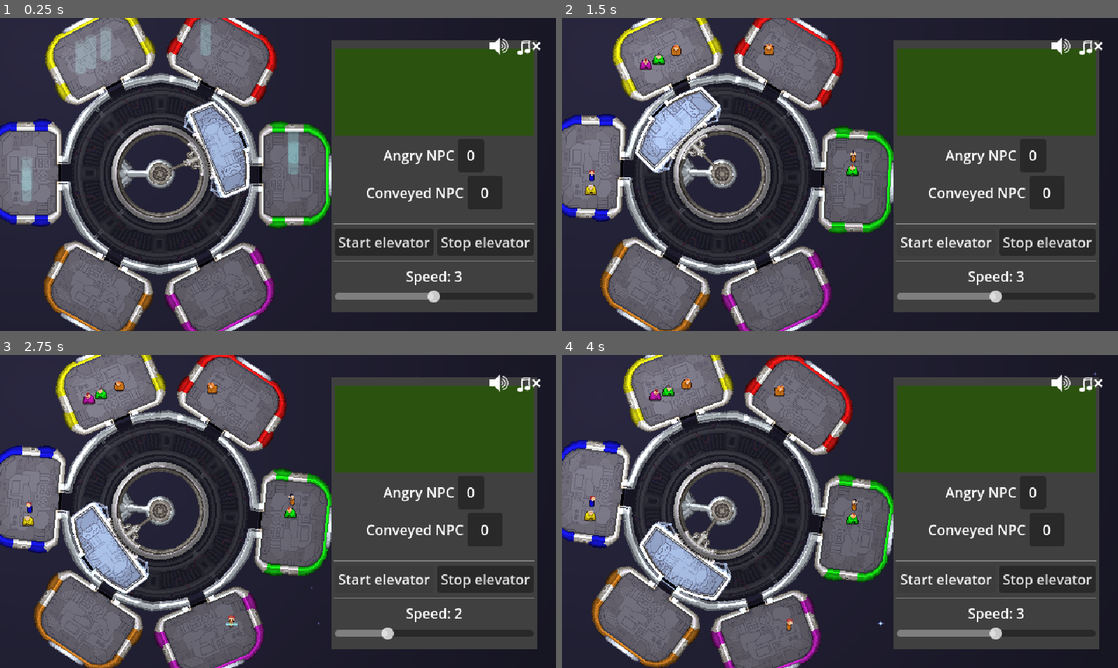
Above: before the commit, frames 1-4 (two rows, left to right).
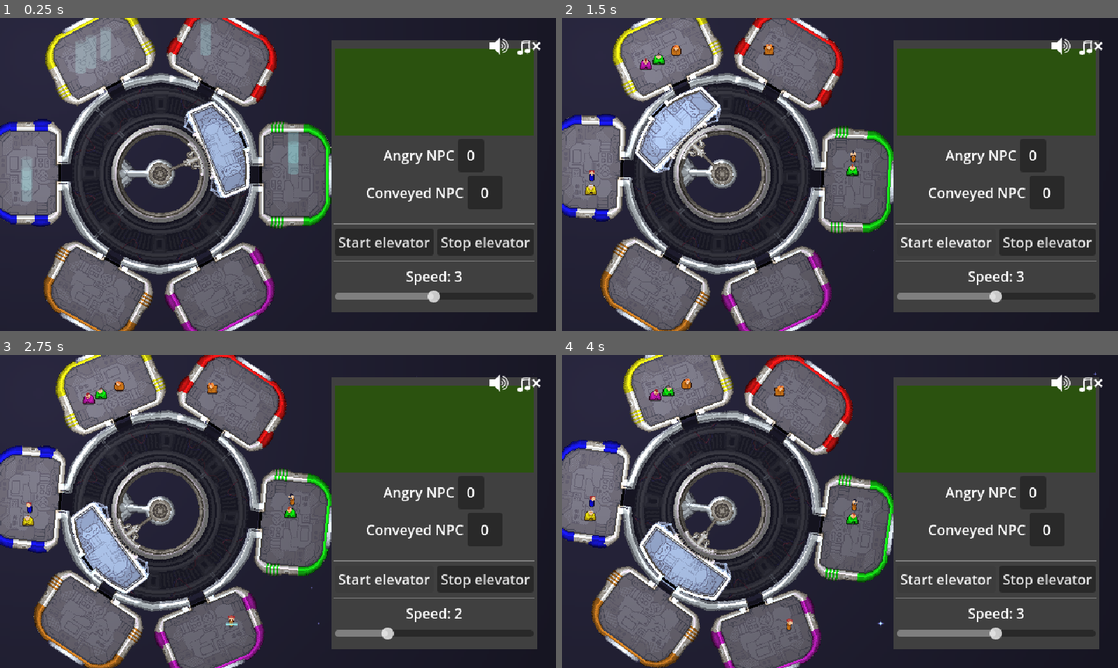
Above: after the commit, the same moments.

Repository: tehelka-gamedev/gmtk-2025
Game: Godot game, scene res://main.tscn
Two runs of this game, one before a commit and one after it. Both use one fixed random seed, a clock stepped at 60 frames per second and the inputs below. The engine's default icon, where the game draws it, is replaced by a stand-in: a white triangle on a blue panel in a dark square. Sound files missing from this copy of the repository are replaced by a short silence.
Inputs:
- Up to frame 1 (0.25 s): no input
- Up to frame 2 (1.5 s): click "Start elevator" at 0.5 s; click "Start elevator" at 1.25 s
- Up to frame 3 (2.75 s): hold Up (ui_up) from 2.03 s (still down); hold Left (decrease_elevator_speed) from 2.03 s (still down)
- Up to frame 4 (4 s): release Up (ui_up) at 2.78 s; release Left (decrease_elevator_speed) at 2.78 s; hold Down (ui_down) 2.78-3.53 s; tap Space (elevator_toggle_movement) at 2.85 s; hold Up (ui_up) from 3.53 s (still down); hold Right (increase_elevator_speed) from 3.53 s (still down)

The runs differ from the first frame. In frame 1, 0.7% of the frame differs, in the area x 0-60%, y 0-100%; in frame 2, 0.7%; in frame 3, 0.7%; in frame 4, 0.7%.

Commit message:
Add decals and clear light on emoji

Diff:
--- a/godot/main.tscn
+++ b/godot/main.tscn
@@ -84,6 +84,7 @@
 
 [node name="Room" parent="World/SpaceStation/Rooms" instance=ExtResource("4_272bh")]
 rotation = 0.488692
+decal_to_use = true
 
 [node name="Room2" parent="World/SpaceStation/Rooms" instance=ExtResource("4_272bh")]
 rotation = 1.5708
@@ -92,6 +93,7 @@
 [node name="Room3" parent="World/SpaceStation/Rooms" instance=ExtResource("4_272bh")]
 rotation = 2.6529
 color = 2
+decal_to_use = true
 
 [node name="Room4" parent="World/SpaceStation/Rooms" instance=ExtResource("4_272bh")]
 rotation = 3.63028
@@ -100,6 +102,7 @@
 [node name="Room5" parent="World/SpaceStation/Rooms" instance=ExtResource("4_272bh")]
 rotation = 4.71239
 color = 1
+decal_to_use = true
 
 [node name="Room6" parent="World/SpaceStation/Rooms" instance=ExtResource("4_272bh")]
 rotation = 5.79449
--- a/godot/objects/npc/npc.gd
+++ b/godot/objects/npc/npc.gd
@@ -44,7 +44,7 @@
     emoji_position.add_child(emoji)
     emoji.z_index = 1000
 
-    var briefly: bool = new_mood_state != MoodGauge.MoodState.ANGRY
+    var briefly: bool = new_mood_state != MoodGauge.MoodState.ANGRY and new_mood_state != MoodGauge.MoodState.IMPATIENT
     emoji.set_mood(new_mood_state, briefly)
 
 
--- a/godot/objects/room.gd
+++ b/godot/objects/room.gd
@@ -15,7 +15,7 @@
 @export var entrance_position:Marker2D = null
 @export var decal_to_use: bool = false:
     set(value):
-        if not is_node_ready:
+        if not is_node_ready():
             await ready
         decal_to_use = value
         if decal_to_use:
--- a/godot/objects/room.tscn
+++ b/godot/objects/room.tscn
@@ -1,11 +1,18 @@
-[gd_scene load_steps=8 format=3 uid="uid://dd5giy7mmmmxe"]
+[gd_scene load_steps=11 format=3 uid="uid://dd5giy7mmmmxe"]
 
 [ext_resource type="Script" uid="uid://bc64r08fcwb8g" path="res://objects/room.gd" id="1_d4lmf"]
 [ext_resource type="Texture2D" uid="uid://jvibyudsrbft" path="res://sprites/room2.png" id="2_c0xyw"]
+[ext_resource type="Shader" uid="uid://cln8o8wolh2av" path="res://rotsprite.gdshader" id="2_r2kp8"]
 [ext_resource type="Script" uid="uid://5gunqk2qmled" path="res://objects/slot_manager.gd" id="3_lvljb"]
 [ext_resource type="Texture2D" uid="uid://bmq30wsjws8ar" path="res://sprites/roomdecals.png" id="3_n1ucb"]
 [ext_resource type="Script" uid="uid://cjd6a7ud0c8av" path="res://objects/slot.gd" id="4_4d8i4"]
 [ext_resource type="Texture2D" uid="uid://71hdcfob7ujv" path="res://icon.svg" id="5_c0xyw"]
+
+[sub_resource type="ShaderMaterial" id="ShaderMaterial_8rv7e"]
+shader = ExtResource("2_r2kp8")
+shader_parameter/pixel_scale = 1.0
+
+[sub_resource type="ShaderMaterial" id="ShaderMaterial_r2kp8"]
 
 [sub_resource type="RectangleShape2D" id="RectangleShape2D_d4lmf"]
 size = Vector2(64, 19)
@@ -23,10 +30,12 @@
 position = Vector2(0, -156)
 
 [node name="Room" type="Sprite2D" parent="Pivot"]
+material = SubResource("ShaderMaterial_8rv7e")
 texture = ExtResource("2_c0xyw")
 
 [node name="Decal" type="Sprite2D" parent="Pivot"]
 modulate = Color(1, 0, 0, 0.5)
+material = SubResource("ShaderMaterial_r2kp8")
 texture = ExtResource("3_n1ucb")
 region_enabled = true
 region_rect = Rect2(0, 0, 124, 86)
--- a/godot/scripts/game_manager.gd
+++ b/godot/scripts/game_manager.gd
@@ -51,6 +51,7 @@
     var color_array: Array = Enum.NPCColors.values()
     for i: int in len(rooms):
         (rooms[i] as Room).color = color_array[i]
+        (rooms[i] as Room).decal_to_use = i % 2
 
 
 func _on_npc_mood_state_changed(old_mood_state: MoodGauge.MoodState, new_mood_state: MoodGauge.MoodState) -> void:
--- a/godot/sprites/npc_moods/emoji_mood.tscn
+++ b/godot/sprites/npc_moods/emoji_mood.tscn
@@ -97,6 +97,7 @@
 animated_sprite = NodePath("AnimatedSprite2D")
 
 [node name="AnimatedSprite2D" type="AnimatedSprite2D" parent="."]
+light_mask = 0
 position = Vector2(0, -7)
 sprite_frames = SubResource("SpriteFrames_whib4")
 animation = &"angry"
